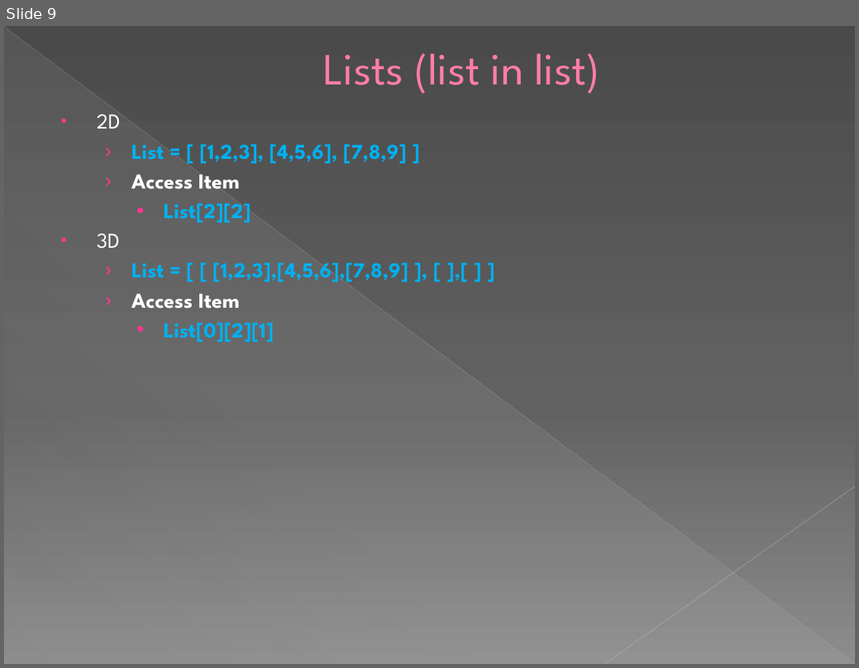
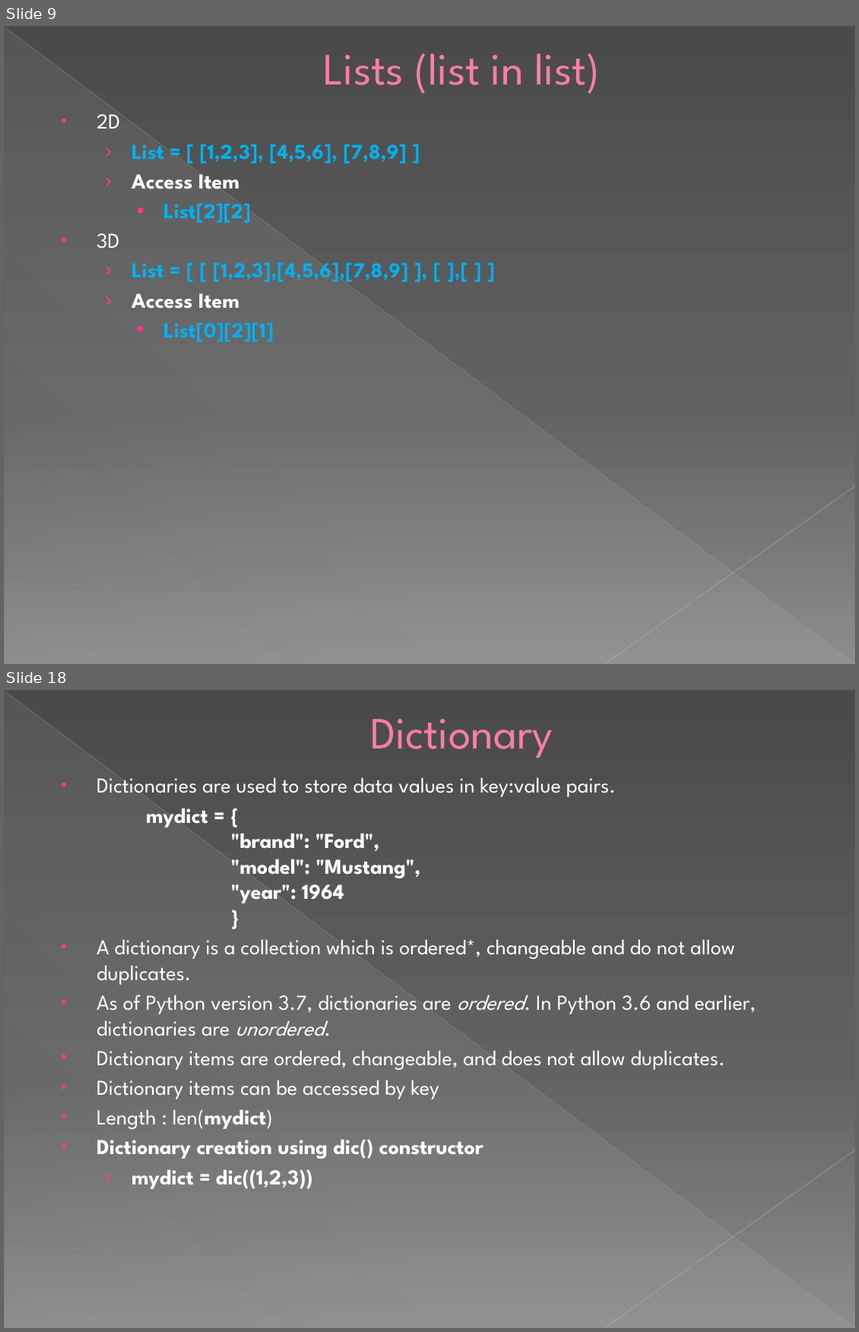
Before and after one commit to AsipiRavi2/pythonforbeginners, a slide deck: module3/Module3.pptx. Shown one above the other, each under a label of ours: slide 9 before the commit, slides 9 and 18 after it; the slides between them are not shown. The pictures are 859x668 and 859x1332 pixels, drawn with LibreOffice and Linux fonts; fonts in the diff are those of the drawing. Boxes give left, top, right and bottom in pixels: in the first picture for what was removed or moved away, otherwise in the second. Text is boxed around its words. In the diff, an @@ line names an element or a change of style, - is before the commit and + after.

```diff
--- a/module3/Module3.pptx
+++ b/module3/Module3.pptx
@@ slide 18 added at <box>4,690,855,1328</box>, background gradient #4A4A4A to #626262 to #8C8C8C; not listed: 3 template elements that a slide beside it also shows @@
@@ title added at <box>370,719,553,758</box>, 37.8 pt, text #FF7DA7 @@
+Dictionary
@@ text added at <box>97,777,756,1189</box>, 18 pt, text #FFFFFF @@
+• Dictionaries are used to store data values in key:value pairs.
+mydict = {
+"brand": "Ford",
+"model": "Mustang",
+"year": 1964
+}
+• A dictionary is a collection which is ordered*, changeable and do not allow duplicates.
+• As of Python version 3.7, dictionaries are ordered. In Python 3.6 and earlier, dictionaries are unordered.
+• Dictionary items are ordered, changeable, and does not allow duplicates.
+• Dictionary items can be accessed by key
+• Length : len(mydict)
+• Dictionary creation using dic() constructor
+  › mydict = dic((1,2,3))
```
Also in this commit, not shown: 4 slides changed, 8 other slides added, 2 other files.
